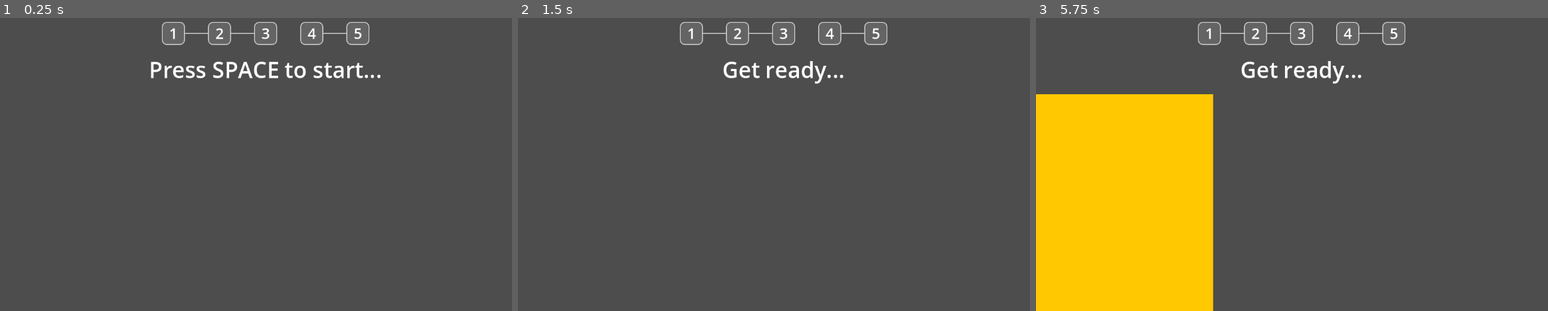
Above: before the commit, frames 1-3 (left to right).
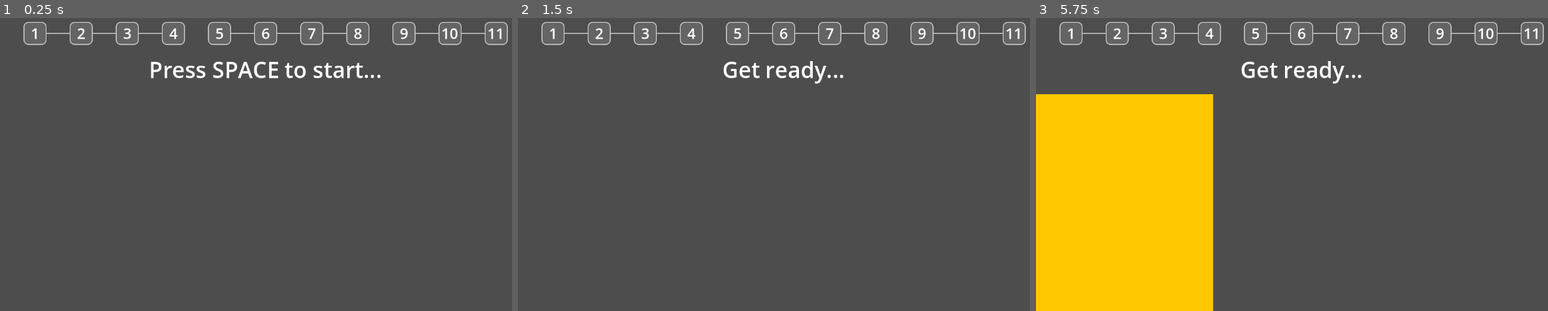
Above: after the commit, the same moments.

Repository: phrasmotica/workout-companion
Game: Godot game, scene res://scenes/app.tscn
Same seed, same stepped clock (60 frames per second), same inputs: the game is played once before the commit and once after it.
Inputs:
- Up to frame 1 (0.25 s): no input
- Up to frame 2 (1.5 s): tap Space at 0.5 s; tap Enter (ui_accept) at 0.77, 1.25 s
- Up to frame 3 (5.75 s): tap Enter (ui_accept) at 1.52, 2, 2.75, 3.02, 3.5, 3.77, 4.25, 4.52 s

The runs differ from the first frame. In frame 1, 1.0% of the frame differs, in the area x 4-100%, y 1-10%; in frame 2, 1.0%; in frame 3, 1.0%.

Commit message:
Ensure flasher wait time is updated for each workout phase

Diff:
--- /dev/null
+++ b/data/workout_5x4_4_3_fast.tres
@@ -0,0 +1,33 @@
+[gd_resource type="Resource" script_class="Workout" load_steps=6 format=3 uid="uid://cns2711n2wt83"]
+
+[ext_resource type="Script" uid="uid://caw4fqn70yms5" path="res://scripts/workout_phase.gd" id="1_1wp36"]
+[ext_resource type="Script" uid="uid://x4gkwisjojn1" path="res://scripts/workout.gd" id="2_dm386"]
+
+[sub_resource type="Resource" id="Resource_ltcdg"]
+script = ExtResource("1_1wp36")
+sets = 4
+reps = 5
+rep_duration_seconds = 0.5
+pause_duration_seconds = 2.0
+metadata/_custom_type_script = "uid://caw4fqn70yms5"
+
+[sub_resource type="Resource" id="Resource_m0ac5"]
+script = ExtResource("1_1wp36")
+sets = 4
+reps = 5
+rep_duration_seconds = 1.0
+pause_duration_seconds = 2.0
+metadata/_custom_type_script = "uid://caw4fqn70yms5"
+
+[sub_resource type="Resource" id="Resource_cf7pe"]
+script = ExtResource("1_1wp36")
+sets = 3
+reps = 5
+rep_duration_seconds = 0.25
+pause_duration_seconds = 2.0
+metadata/_custom_type_script = "uid://caw4fqn70yms5"
+
+[resource]
+script = ExtResource("2_dm386")
+phases = Array[ExtResource("1_1wp36")]([SubResource("Resource_ltcdg"), SubResource("Resource_m0ac5"), SubResource("Resource_cf7pe")])
+metadata/_custom_type_script = "uid://x4gkwisjojn1"
--- a/scenes/app.tscn
+++ b/scenes/app.tscn
@@ -1,10 +1,11 @@
-[gd_scene load_steps=9 format=3 uid="uid://v6tj6nloub77"]
+[gd_scene load_steps=10 format=3 uid="uid://v6tj6nloub77"]
 
 [ext_resource type="Script" uid="uid://dphjta0fnof0s" path="res://scripts/app.gd" id="1_fee65"]
 [ext_resource type="PackedScene" uid="uid://dq00nnlosn23m" path="res://scenes/key_listener.tscn" id="1_hu2qg"]
 [ext_resource type="PackedScene" uid="uid://dtajkb5vd5nal" path="res://scenes/flasher.tscn" id="1_jv4sb"]
 [ext_resource type="PackedScene" uid="uid://doppi5ifrq76e" path="res://scenes/workout_provider.tscn" id="3_6qkjt"]
 [ext_resource type="PackedScene" uid="uid://jw8x56hddkq3" path="res://scenes/countdown.tscn" id="3_uvl1u"]
+[ext_resource type="Resource" uid="uid://cns2711n2wt83" path="res://data/workout_5x4_4_3_fast.tres" id="3_v5dbw"]
 [ext_resource type="PackedScene" uid="uid://b0h80wacfkk0t" path="res://scenes/phase_counter.tscn" id="4_jv7dx"]
 [ext_resource type="PackedScene" uid="uid://c3ny8dq1xas7h" path="res://scenes/status_message.tscn" id="4_k6d74"]
 [ext_resource type="PackedScene" uid="uid://cpcr2u4jlkqua" path="res://scenes/rep_counter.tscn" id="5_ljqyw"]
@@ -17,6 +18,7 @@
 rep_counter = NodePath("MarginContainer/VBoxContainer/RepCounter")
 
 [node name="WorkoutProvider" parent="." instance=ExtResource("3_6qkjt")]
+workout = ExtResource("3_v5dbw")
 
 [node name="KeyListener" parent="." instance=ExtResource("1_hu2qg")]
 
@@ -39,8 +41,7 @@
 [node name="RepCounter" parent="MarginContainer/VBoxContainer" instance=ExtResource("5_ljqyw")]
 visible = false
 layout_mode = 2
-count = 0
-max_count = 3
+max_count = 5
 
 [node name="MarginContainer" type="MarginContainer" parent="MarginContainer/VBoxContainer"]
 layout_mode = 2
@@ -55,12 +56,15 @@
 unique_name_in_owner = true
 visible = false
 layout_mode = 2
+max_value = 2.0
 value = 0.0
+duration_seconds = 2
 
 [node name="Flasher" parent="MarginContainer/VBoxContainer/MarginContainer" instance=ExtResource("1_jv4sb")]
 unique_name_in_owner = true
 visible = false
 layout_mode = 2
+wait_time_seconds = 0.5
 
 [connection signal="pressed_start" from="KeyListener" to="." method="_on_key_listener_pressed_start"]
 [connection signal="cancelled" from="MarginContainer/VBoxContainer/MarginContainer/Countdown" to="." method="_on_countdown_cancelled"]
--- a/scripts/app.gd
+++ b/scripts/app.gd
@@ -5,7 +5,14 @@
 var start_immediately := false
 
 @export
-var workout_provider: WorkoutProvider
+var workout_provider: WorkoutProvider:
+	set(value):
+		workout_provider = value
+
+		if not workout_provider.workout_changed.is_connected(_handle_workout_changed):
+			workout_provider.workout_changed.connect(_handle_workout_changed)
+
+		_refresh()
 
 @export
 var status_message: StatusMessage
@@ -29,7 +36,10 @@
 var _sets_remaining := 0
 var _reps_remaining := 0
 
-func _handle_workout_changed() -> void:
+func _handle_workout_changed(_workout: Workout) -> void:
+	_refresh()
+
+func _refresh() -> void:
 	if not workout_provider:
 		return
 
@@ -37,7 +47,7 @@
 	_sets_remaining = 0
 	_reps_remaining = 0
 
-	var phase := workout_provider.get_phase(_current_phase)
+	var phase := workout_provider.get_phase(0)
 
 	if not phase:
 		return
@@ -170,6 +180,9 @@
 
 				_sets_remaining = next_phase.sets
 
+				if flasher:
+					flasher.wait_time_seconds = next_phase.rep_duration_seconds
+
 				pause()
 		else:
 			print("%d set(s) remaining" % _sets_remaining)
